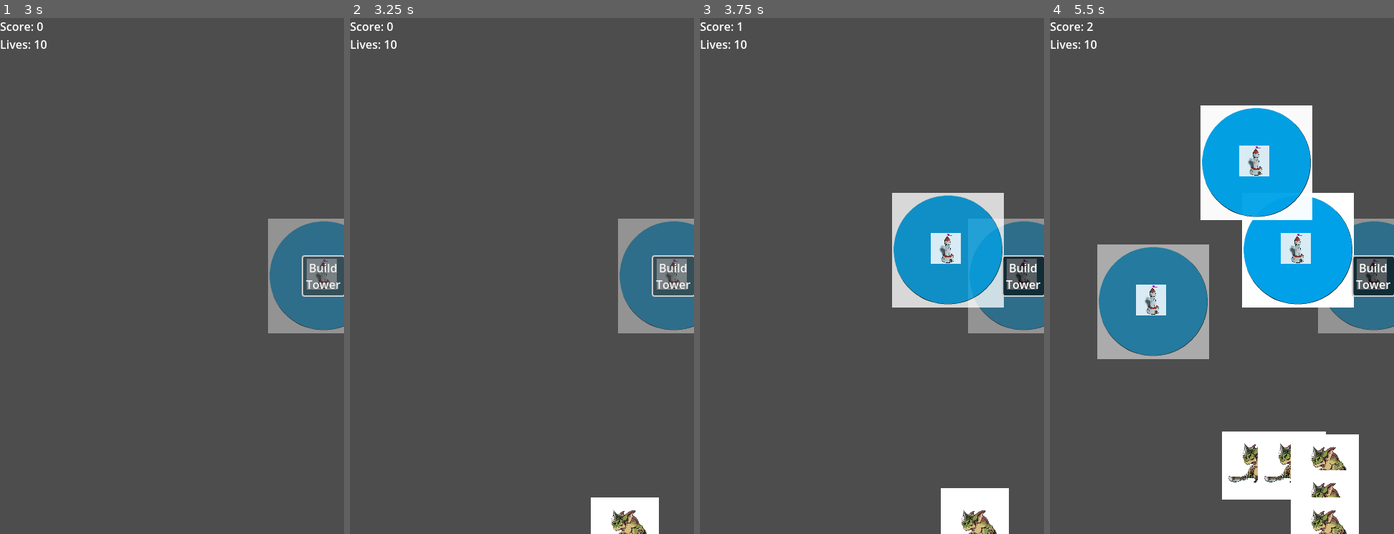
Above: before the commit, frames 1-4 (left to right).
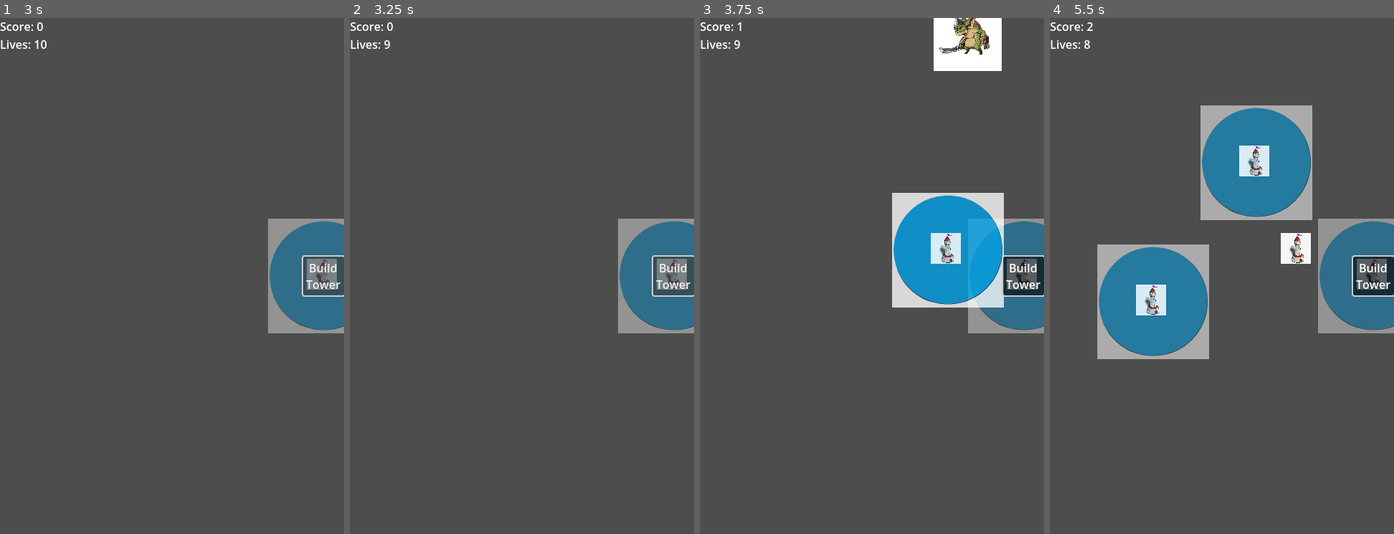
Above: after the commit, the same moments.

Repository: nlogann1/TowerAssault
Game: Godot game, scene res://scenes/main.tscn
Same seed, same stepped clock (60 frames per second), same inputs: the game is played once before the commit and once after it.
Inputs (mouse positions are in pixels of both pictures, inside the frame that each line leads up to):
- Up to frame 1 (3 s): click "Start" at 0.5 s; click "Build Tower" at 1.25 s; click "Build Tower" at 2 s; click "Build Tower" at 2.75 s
- Up to frame 2 (3.25 s): no input
- Up to frame 3 (3.75 s): tap Enter at 3.5 s; move the mouse to (947, 250) at 3.52 s; press the mouse at (947, 250) at 3.53 s
- Up to frame 4 (5.5 s): move the mouse to (1153, 301) at 4.27 s; release the mouse at (1153, 301) at 4.28 s; click (1153, 301) at 4.35 s; move the mouse to (1256, 162) at 5.02 s; press the mouse at (1256, 162) at 5.03 s

Frame 1 is identical in both runs. In frame 2, 1.4% of the frame differs, in the area x 10-90%, y 4-100%; in frame 3, 3.8%; in frame 4, 19%.

Commit message:
Mob Spawn Adjust
From the top

Diff:
--- a/tower-assault/scenes/main.tscn
+++ b/tower-assault/scenes/main.tscn
@@ -1,15 +1,15 @@
 [gd_scene load_steps=6 format=3 uid="uid://c56j7dt1ny8iy"]
 
 [ext_resource type="Script" uid="uid://b87ut4xymjhua" path="res://scripts/main.gd" id="1_tbgi4"]
-[ext_resource type="PackedScene" uid="uid://bujrsqxbp47nh" path="res://scenes/mobpath.tscn" id="2_jyhfs"]
+[ext_resource type="PackedScene" uid="uid://bj7tdcte2r8rx" path="res://scenes/mob.tscn" id="2_jyhfs"]
 [ext_resource type="PackedScene" uid="uid://b6f6kyldv4pwn" path="res://scenes/tower.tscn" id="2_tefeu"]
 [ext_resource type="PackedScene" uid="uid://cnmu1j1d0gc2r" path="res://scenes/hud.tscn" id="5_tbgi4"]
 
 [sub_resource type="Curve2D" id="Curve2D_6uqi0"]
 _data = {
-"points": PackedVector2Array(0, 0, 0, 0, 0, 0, 0, 0, 0, 0, 480, 0, 0, 0, 0, 0, 480, 720, 0, 0, 0, 0, 0, 720, 0, 0, 0, 0, 0, 0)
+"points": PackedVector2Array(0, 0, 0, 0, 0, 0, 0, 0, 0, 0, 480, 0, 0, 0, 0, 0, 0, 0)
 }
-point_count = 5
+point_count = 3
 
 [node name="Main" type="Node"]
 script = ExtResource("1_tbgi4")
--- a/tower-assault/scripts/main.gd
+++ b/tower-assault/scripts/main.gd
@@ -36,23 +36,19 @@
 	# Create a new instance of the Mob scene.
 	var mob = mob_scene.instantiate()
 
-	## Choose a random location on Path2D.
-	#var mob_spawn_location = $MobPath/MobSpawnLocation
-	#mob_spawn_location.progress_ratio = randf()
-	#
-	## Set the mob's position to the random location.
-	#mob.position = mob_spawn_location.position
-	#
-	## Set the mob's direction perpendicular to the path direction.
-	#var direction = mob_spawn_location.rotation + PI / 2
-	#
-	## Add some randomness to the direction
-	#direction += randf_range(-PI / 4, PI / 4)
-	#mob.rotation = direction
-	#
-	## Choose the velocity for the mob.
-	#var velocity = Vector2(randf_range(150.0, 250.0), 0.0)
-	#mob.linear_velocity = velocity.rotated(direction)
+	# Choose a random location on Path2D.
+	var mob_spawn_location = $MobPath/MobSpawnLocation
+	mob_spawn_location.progress_ratio = randf()
+
+	# Set the mob's position to the random location.
+	mob.position = mob_spawn_location.position
+
+	# Set the mob's direction perpendicular to the path direction.
+	var direction = mob_spawn_location.rotation + PI / 2
+
+	# Choose the velocity for the mob.
+	var velocity = Vector2(randf_range(150.0, 250.0), 0.0)
+	mob.linear_velocity = velocity.rotated(direction)
 
 	# Spawn the mob by adding it to the Main scene.
 	add_child(mob)
